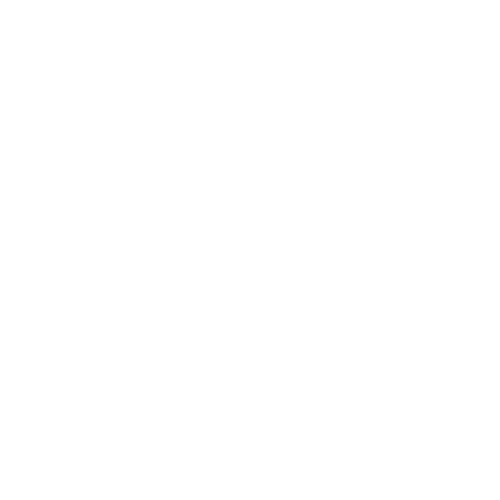
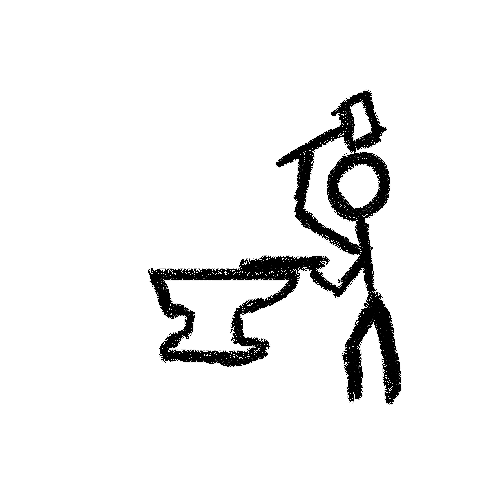
The second 500 x 500 image is a revision of the first. Changes to its layers:
added layer "Layer 2 copy 11" (dissolve, 84%) above "Layer 1 copy 11" over (148, 90, 400, 404)
added layer "Layer 1 copy 11" above "Group 12" over (150, 91, 401, 400)
added group "Group 12" with 2 layers above "Group 11" over (151, 89, 402, 398)
added group "Group 11" with 2 layers above "Group 10" over (148, 136, 402, 394)
added group "Group 10" with 2 layers above "Group 9" over (148, 90, 364, 404)
added group "Group 9" with 2 layers above "Group 8" over (148, 89, 371, 404)
added group "Group 8" with 2 layers above "Group 7" over (176, 132, 325, 368)
